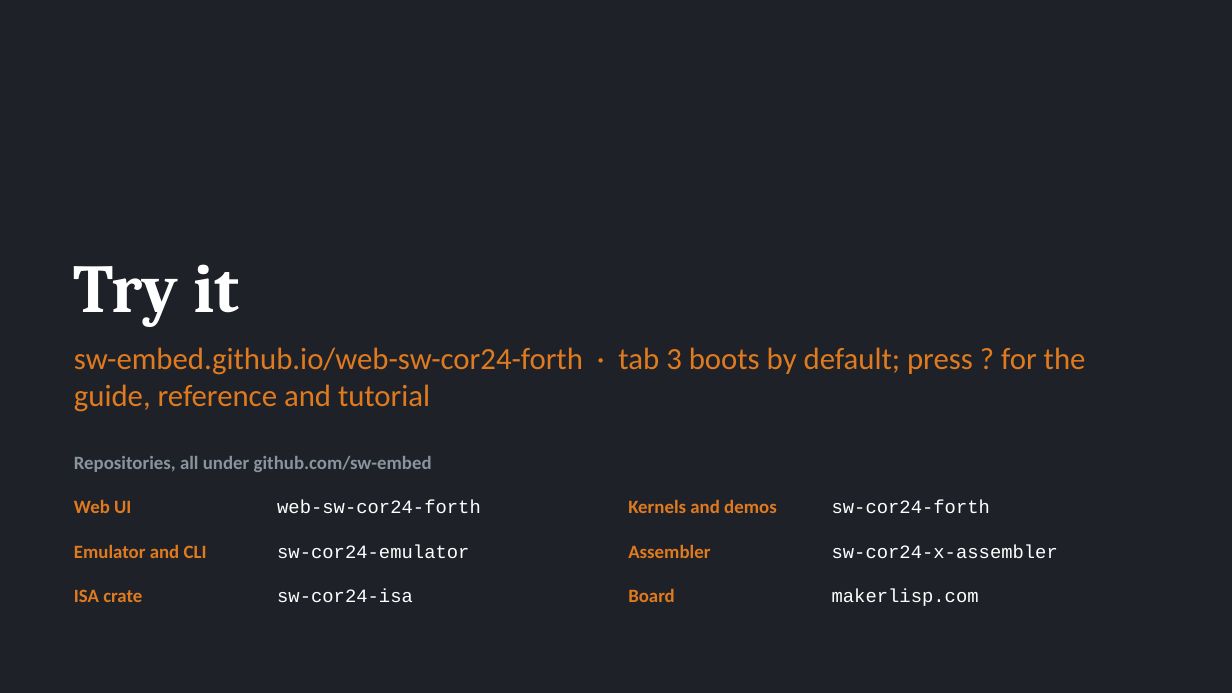
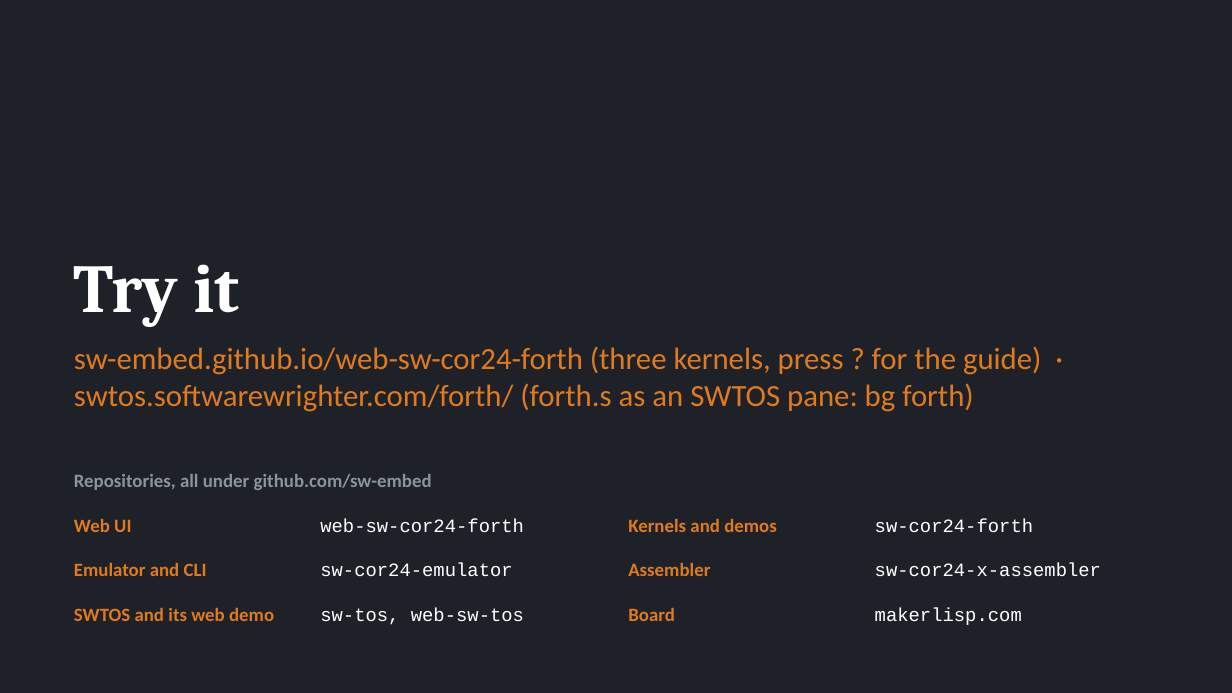
Before and after one commit to sw-embed/sw-cor24-forth, a slide deck: slide 21 of docs/presentation/forth-on-cor24.pptx (slide 20 before the commit). Drawn at 1232x693 pixels with LibreOffice and Linux fonts; fonts in the diff are those of the drawing. Boxes give left, top, right and bottom in pixels: in the first picture for what was removed or moved away, otherwise in the second. Text is boxed around its words. In the diff, an @@ line names an element or a change of style, - is before the commit and + after.

```diff
--- a/docs/presentation/forth-on-cor24.pptx
+++ b/docs/presentation/forth-on-cor24.pptx
@@ text at box(74, 346, 1041, 412): text changed @@
-sw-embed.github.io/web-sw-cor24-forth · tab 3 boots by default; press ? for the guide, reference and tutorial
+sw-embed.github.io/web-sw-cor24-forth (three kernels, press ? for the guide) · swtos.softwarewrighter.com/forth/ (forth.s as an SWTOS pane: bg forth)
@@ text "Repositories, all under github.com/sw-embed": place and size @@
-text "Repositories, all under github.com/sw-embed" at box(74, 456, 432, 472)
+text "Repositories, all under github.com/sw-embed" at box(74, 474, 432, 490)
@@ text "Web UI": place and size @@
-text "Web UI" at box(74, 500, 131, 513)
+text "Web UI" at box(74, 519, 131, 532)
@@ text "web-sw-cor24-forth": place and size @@
-text "web-sw-cor24-forth" at box(277, 500, 481, 513)
+text "web-sw-cor24-forth" at box(320, 519, 524, 532)
@@ text "Kernels and demos": place and size @@
-text "Kernels and demos" at box(628, 500, 777, 513)
+text "Kernels and demos" at box(628, 519, 777, 532)
@@ text "sw-cor24-forth": place and size @@
-text "sw-cor24-forth" at box(832, 500, 990, 513)
+text "sw-cor24-forth" at box(875, 519, 1033, 532)
@@ text "Emulator and CLI": place and size @@
-text "Emulator and CLI" at box(74, 545, 207, 558)
+text "Emulator and CLI" at box(74, 563, 207, 576)
@@ text "sw-cor24-emulator": place and size @@
-text "sw-cor24-emulator" at box(277, 545, 469, 558)
+text "sw-cor24-emulator" at box(320, 563, 512, 576)
@@ text "Assembler": place and size @@
-text "Assembler" at box(628, 545, 710, 558)
+text "Assembler" at box(628, 563, 710, 576)
@@ text "sw-cor24-x-assembler": place and size @@
-text "sw-cor24-x-assembler" at box(832, 545, 1058, 558)
+text "sw-cor24-x-assembler" at box(875, 563, 1101, 576)
@@ text "Board": place and size @@
-text "Board" at box(628, 589, 675, 602)
+text "Board" at box(628, 608, 675, 621)
@@ text "makerlisp.com": place and size @@
-text "makerlisp.com" at box(832, 589, 979, 606)
+text "makerlisp.com" at box(875, 607, 1022, 625)
@@ text at box(74, 608, 274, 621): text changed @@
-ISA crate
+SWTOS and its web demo
@@ text at box(320, 607, 524, 625): text changed @@
-sw-cor24-isa
+sw-tos, web-sw-tos
```
Also in this commit, not shown: 2 other slides changed, 1 slide added, 2 other files.
